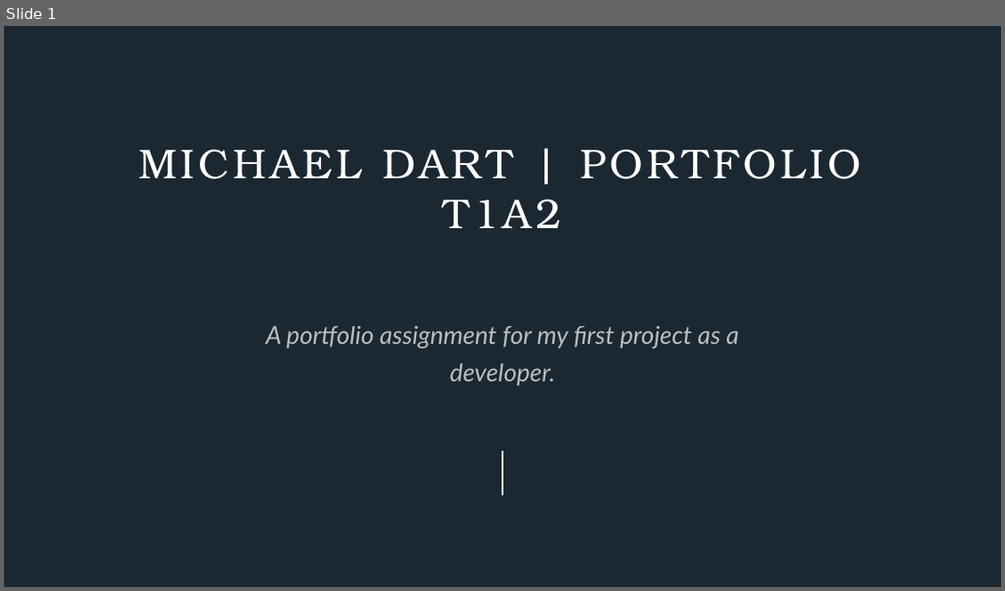
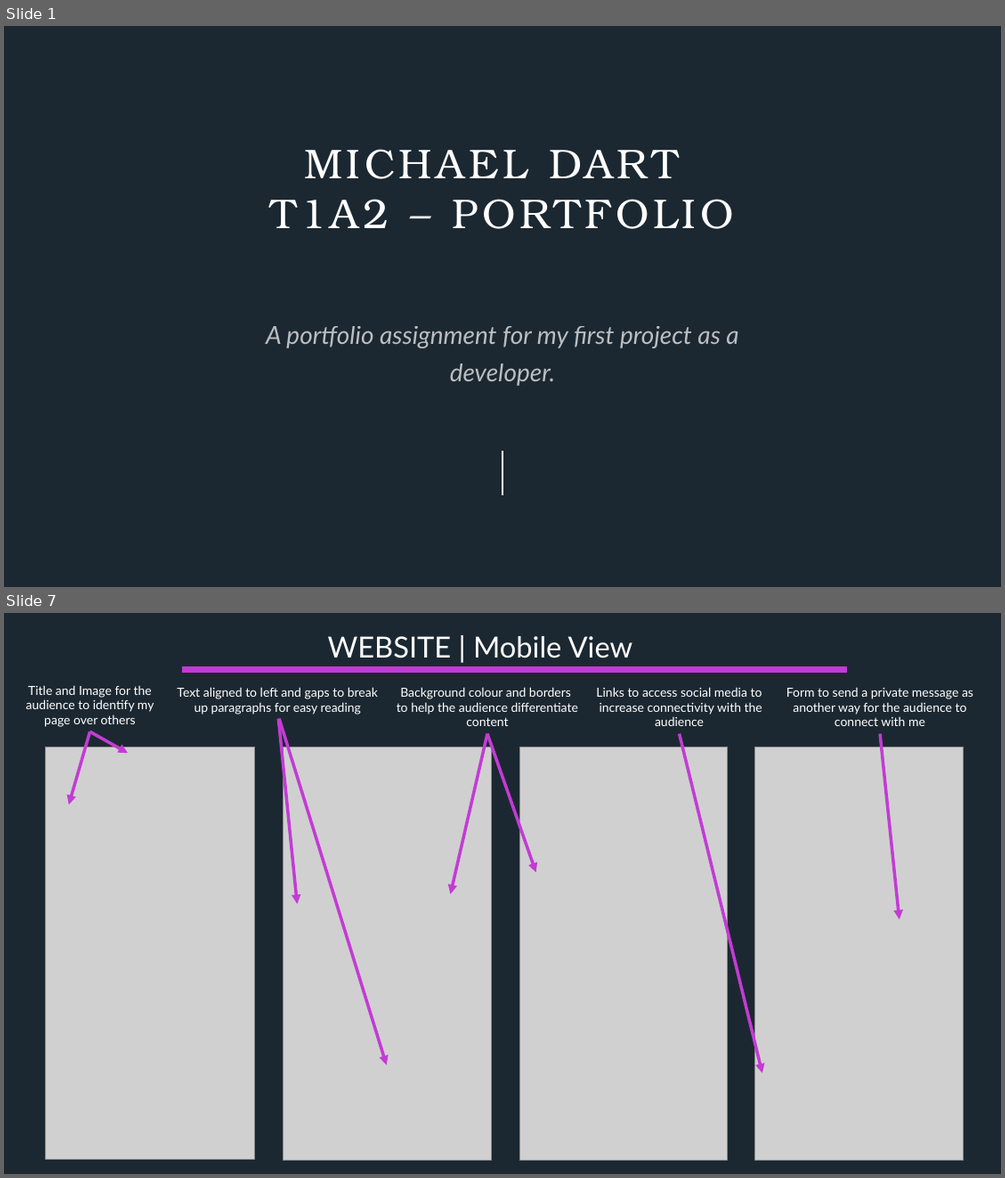
Before and after one commit to mdart86/Portfolio_Website, a slide deck: Michael-Dart_T1A2 Slidedeck.pptx. Shown one above the other, each under a label of ours: slide 1 before the commit, slides 1 and 7 after it; the slides between them are not shown. The pictures are 1005x591 and 1005x1178 pixels, drawn with LibreOffice and Linux fonts; fonts in the diff are those of the drawing; grey boxes stand for pictures. Boxes give left, top, right and bottom in pixels: in the first picture for what was removed or moved away, otherwise in the second. Text is boxed around its words. In the diff, an @@ line names an element or a change of style, - is before the commit and + after.

```diff
--- a/Michael-Dart_T1A2 Slidedeck.pptx
+++ b/Michael-Dart_T1A2 Slidedeck.pptx
@@ slide 7 added at [4, 613, 1001, 1174], background #1C2831 @@
@@ text added at [328, 636, 633, 658], 28 pt, text #FFFFFF @@
+WEBSITE | Mobile View
@@ text added at [26, 685, 154, 727], 12 pt, text #FFFFFF @@
+Title and Image for the audience to identify my page over others
@@ text added at [177, 687, 378, 714], 12 pt, text #FFFFFF @@
+Text aligned to left and gaps to break
+up paragraphs for easy reading
@@ line added from (182, 669) to (847, 669), #C33BD5 6 pt @@
@@ text added at [396, 687, 578, 726], 12 pt, text #FFFFFF @@
+Background colour and borders
+to help the audience differentiate content
@@ text added at [596, 687, 762, 726], 12 pt, text #FFFFFF @@
+Links to access social media to
+increase connectivity with the audience
@@ text added at [786, 687, 973, 726], 12 pt, text #FFFFFF @@
+Form to send a private message as another way for the audience to connect with me
@@ arrow added from (278, 718) to (297, 904), #C33BD5 3 pt @@
@@ arrow added from (279, 718) to (387, 1064), #C33BD5 3 pt @@
@@ arrow added from (90, 732) to (69, 804), #C33BD5 3 pt @@
@@ arrow added from (90, 732) to (128, 753), #C33BD5 3 pt @@
@@ arrow added from (487, 733) to (451, 894), #C33BD5 3 pt @@
@@ arrow added from (487, 733) to (536, 873), #C33BD5 3 pt @@
@@ arrow added from (680, 733) to (762, 1073), #C33BD5 3 pt @@
@@ arrow added from (881, 733) to (899, 919), #C33BD5 3 pt @@
@@ picture added at [45, 747, 254, 1159] @@
@@ picture added at [283, 747, 492, 1160] @@
@@ picture added at [520, 747, 727, 1160] @@
@@ picture added at [755, 747, 963, 1160] @@
@@ slide 1 changed as well @@
@@ title at [271, 149, 527, 228]: text changed @@
-MICHAEL DART | PORTFOLIO
-T1A2
+MICHAEL DART
+T1A2 – PORTFOLIO
```
Also in this commit, not shown: 1 other slide changed, 7 other slides added, 2 slides removed, 5 other files.
